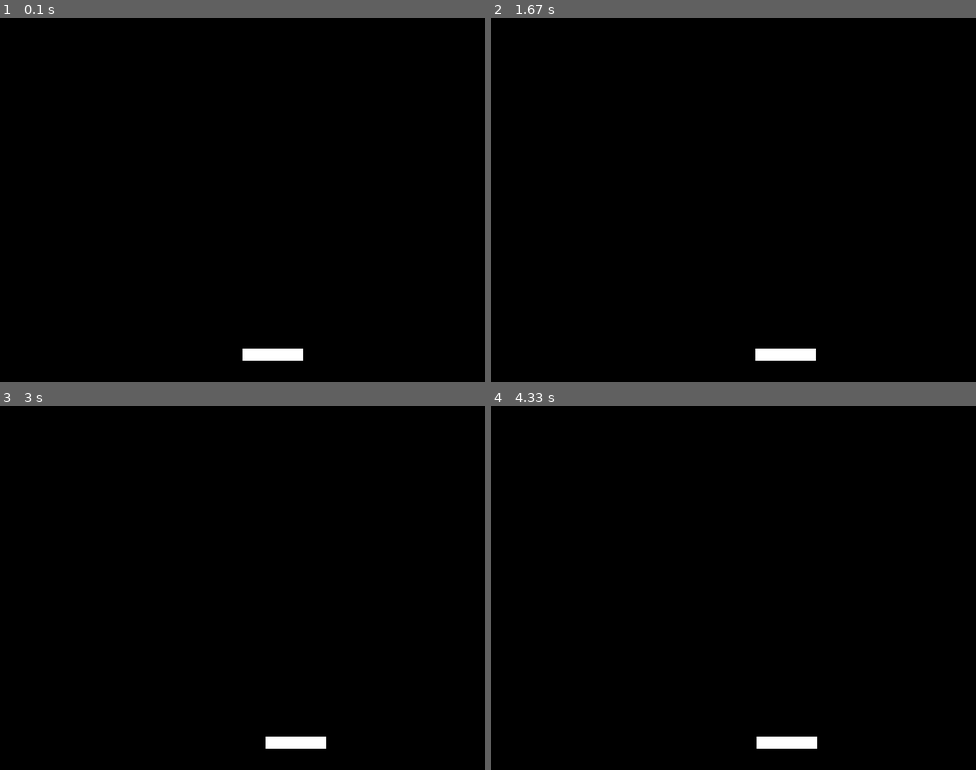
Above: before the commit, frames 1-4 (two rows, left to right).
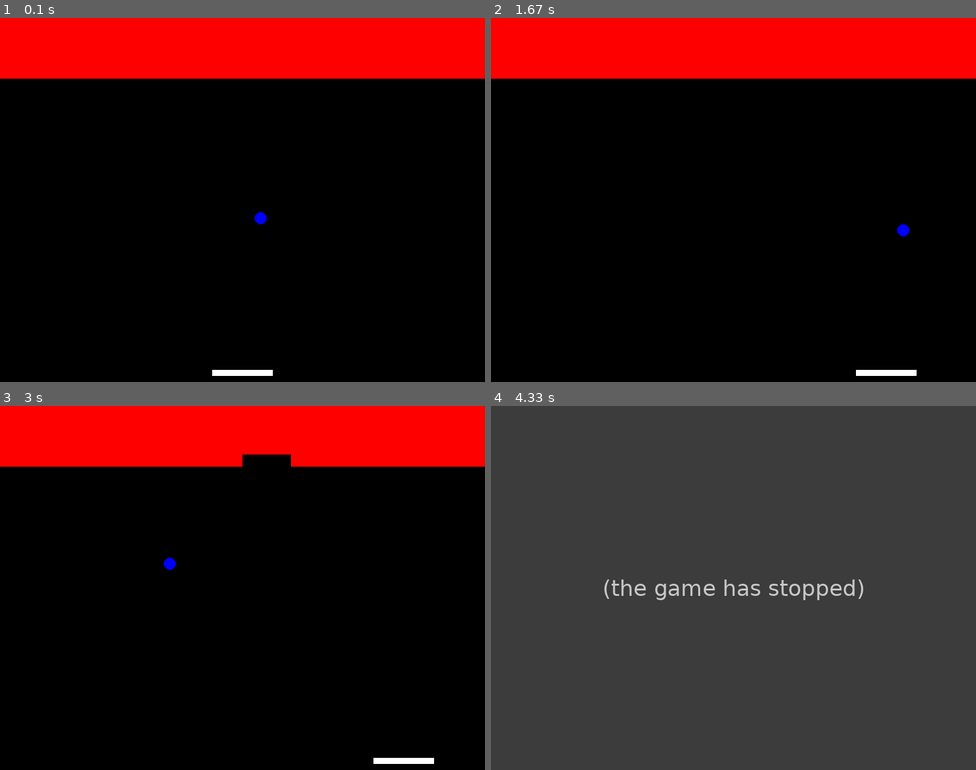
Above: after the commit, the same moments.

Repository: RyanDaSilvaMarinho/breakout_pygame-
Game: pygame game, started from main.py
Two runs of this game, one before a commit and one after it. Both use one fixed random seed, a clock stepped at 60 frames per second and the inputs below.
Inputs:
- Up to frame 1 (0.1 s): no input
- Up to frame 2 (1.67 s): hold Right 0.33-0.8 s; hold Right 0.83-1.3 s; hold Left from 1.33 s (still down)
- Up to frame 3 (3 s): release Left at 1.87 s; hold Left 1.9-2.3 s; hold Right 2.33-2.97 s
- Up to frame 4 (4.33 s): hold Left 3-3.47 s; hold Right 3.5-3.97 s

The runs differ from the first frame. In frame 1, 17% of the frame differs, in the area x 0-100%, y 0-99%; in frame 2, 17%; in frame 3, 17%; in frame 4, 100%, in the area x 0-100%, y 0-100%.
After the commit the program exited at 4.07 s; later frames show no game.

Commit message:
código do main modificado

Diff:
--- a/main.py
+++ b/main.py
@@ -1,49 +1,80 @@
 import pygame
+import sys
 
+# Inicialização do Pygame
 pygame.init()
-WIN_WIDTH, WIN_HEIGHT = 800, 600
-WIN = pygame.display.set_mode((WIN_WIDTH, WIN_HEIGHT))
-rect = pygame.Rect(WIN_WIDTH / 2, WIN_HEIGHT / 1.1, 100, 20)
-VELOCITY = 1
-direction = {'UP': False, 'DOWN': False, 'LEFT': False, 'RIGHT': False}
 
-while True:  # main game loop
+# Configurações do jogo
+WIDTH, HEIGHT = 800, 600
+BALL_RADIUS = 10
+PADDLE_WIDTH, PADDLE_HEIGHT = 100, 10
+BRICK_WIDTH, BRICK_HEIGHT = 80, 20
+BlACK = (0, 0, 0)
+WHITE = (255, 255, 255)
+BLUE = (0, 0, 255)
+RED = (255, 0, 0)
+
+# Inicialização da janela
+screen = pygame.display.set_mode((WIDTH, HEIGHT))
+pygame.display.set_caption("Breakout Game")
+
+# Inicialização da bola
+ball = pygame.Rect(WIDTH // 2 - BALL_RADIUS, HEIGHT // 2 - BALL_RADIUS, BALL_RADIUS * 2, BALL_RADIUS * 2)
+ball_speed = [5, 5]
+
+# Inicialização da raquete
+paddle = pygame.Rect(WIDTH // 2 - PADDLE_WIDTH // 2, HEIGHT - PADDLE_HEIGHT - 10, PADDLE_WIDTH, PADDLE_HEIGHT)
+
+# Inicialização dos tijolos
+bricks = []
+for row in range(5):
+    for col in range(WIDTH // BRICK_WIDTH):
+        brick = pygame.Rect(col * BRICK_WIDTH, row * BRICK_HEIGHT, BRICK_WIDTH, BRICK_HEIGHT)
+        bricks.append(brick)
+
+clock = pygame.time.Clock()
+
+# Loop principal do jogo
+while True:
     for event in pygame.event.get():
         if event.type == pygame.QUIT:
             pygame.quit()
-        elif event.type == pygame.KEYDOWN:
-            if event.key == pygame.K_UP:
-                direction['UP'] = True
-            elif event.key == pygame.K_DOWN:
-                direction['DOWN'] = True
-            elif event.key == pygame.K_RIGHT:
-                direction['RIGHT'] = True
-            elif event.key == pygame.K_LEFT:
-                direction['LEFT'] = True
-        elif event.type == pygame.KEYUP:
-            if event.key == pygame.K_UP:
-                direction['UP'] = False
-            elif event.key == pygame.K_DOWN:
-                direction['DOWN'] = False
-            elif event.key == pygame.K_RIGHT:
-                direction['RIGHT'] = False
-            elif event.key == pygame.K_LEFT:
-                direction['LEFT'] = False
+            sys.exit()
 
-    if direction['UP']:
-        rect.y -= VELOCITY
-    if direction['DOWN']:
-        rect.y += VELOCITY
-    if direction['LEFT']:
-        rect.x -= VELOCITY
-    if direction['RIGHT']:
-        rect.x += VELOCITY
+    keys = pygame.key.get_pressed()
+    paddle.x += (keys[pygame.K_RIGHT] - keys[pygame.K_LEFT]) * 7
 
-    if rect.left > WIN_WIDTH:
-        rect.right = WIN_WIDTH
-    if rect.top > WIN_HEIGHT:
-        rect.bottom = WIN_HEIGHT
+    # Movimentação da bola
+    ball.x += ball_speed[0]
+    ball.y += ball_speed[1]
 
-    WIN.fill((0, 0, 0))  # fill the screen with black
-    pygame.draw.rect(WIN, (255, 255, 255), rect)  # draw our rectangle
-    pygame.display.update()  # update the display
+    # Colisão da bola com as paredes
+    if ball.left <= 0 or ball.right >= WIDTH:
+        ball_speed[0] = -ball_speed[0]
+    if ball.top <= 0:
+        ball_speed[1] = -ball_speed[1]
+
+    # Colisão da bola com a raquete
+    if ball.colliderect(paddle) and ball_speed[1] > 0:
+        ball_speed[1] = -ball_speed[1]
+
+    # Colisão da bola com os tijolos
+    brick_hit = ball.collidelist(bricks)
+    if brick_hit != -1:
+        del bricks[brick_hit]
+        ball_speed[1] = -ball_speed[1]
+
+    # Verificar se o jogador perdeu
+    if ball.bottom >= HEIGHT:
+        pygame.quit()
+        sys.exit()
+
+    # Desenhar na tela
+    screen.fill(BlACK)
+    pygame.draw.ellipse(screen, BLUE, ball)
+    pygame.draw.rect(screen, WHITE, paddle)
+    for brick in bricks:
+        pygame.draw.rect(screen, RED, brick)
+
+    pygame.display.flip()
+    clock.tick(60)
